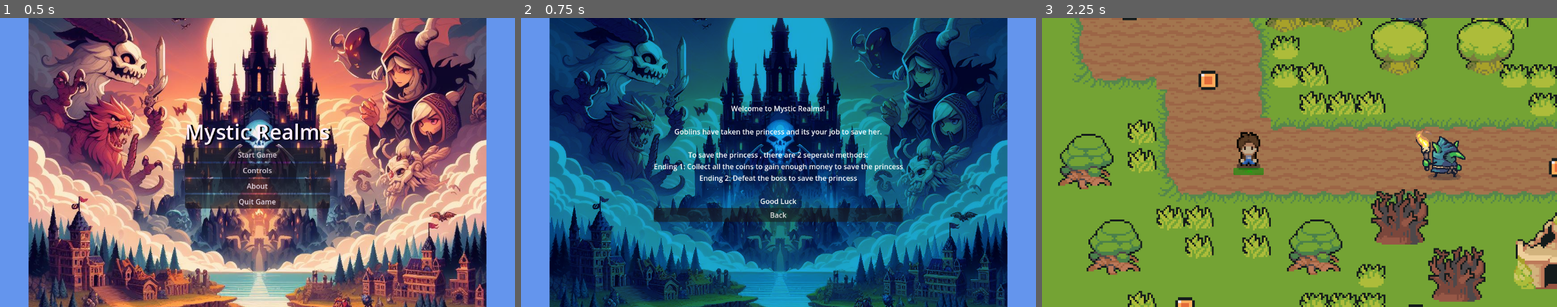
Above: before the commit, frames 1-3 (left to right).
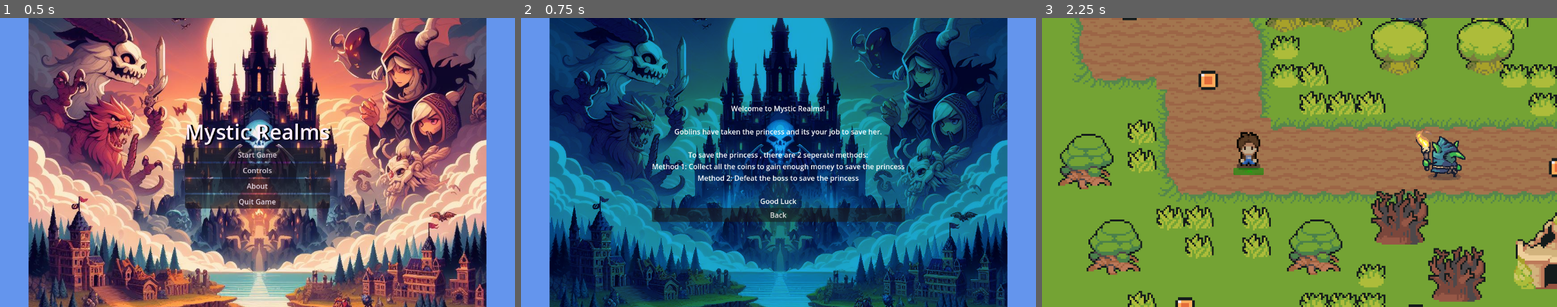
Above: after the commit, the same moments.

Repository: mtzamanpk/MysticRealms
Game: Godot game, scene res://scenes/start_menu.tscn
The game is run twice, just before and just after one commit, with the same random seed, the same clock (stepped at 60 frames per second) and the same inputs.
Inputs:
- Up to frame 1 (0.5 s): no input
- Up to frame 2 (0.75 s): click "About" at 0.5 s
- Up to frame 3 (2.25 s): click "Back" at 1.25 s; click "Start Game" at 2 s

Frame 1 is identical in both runs. In frame 2, 1.1% of the frame differs, in the area x 25-75%, y 50-71%; in frame 3, nothing differs.

Commit message:
Update about.tscn

Diff:
--- a/Game/scenes/about.tscn
+++ b/Game/scenes/about.tscn
@@ -43,8 +43,8 @@
 Goblins have taken the princess and its your job to save her.
 
 To save the princess , there are 2 seperate methods:
-Ending 1: Collect all the coins to gain enough money to save the princess
-Ending 2: Defeat the boss to save the princess
+Method 1: Collect all the coins to gain enough money to save the princess
+Method 2: Defeat the boss to save the princess
 
 Good Luck"
 horizontal_alignment = 1
